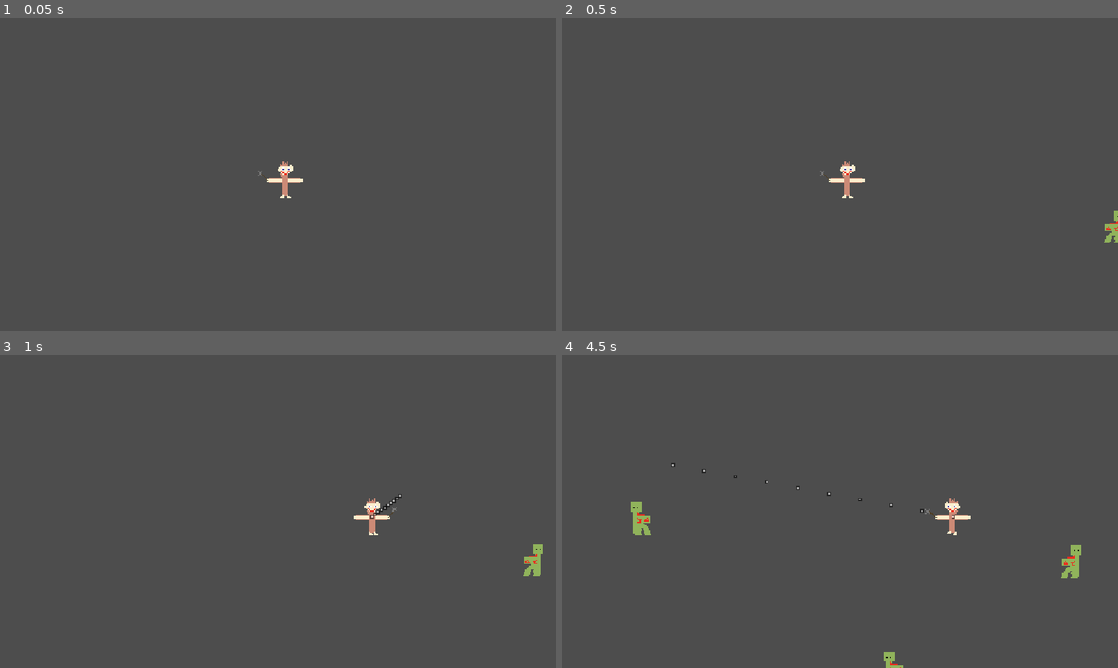
Above: before the commit, frames 1-4 (two rows, left to right).
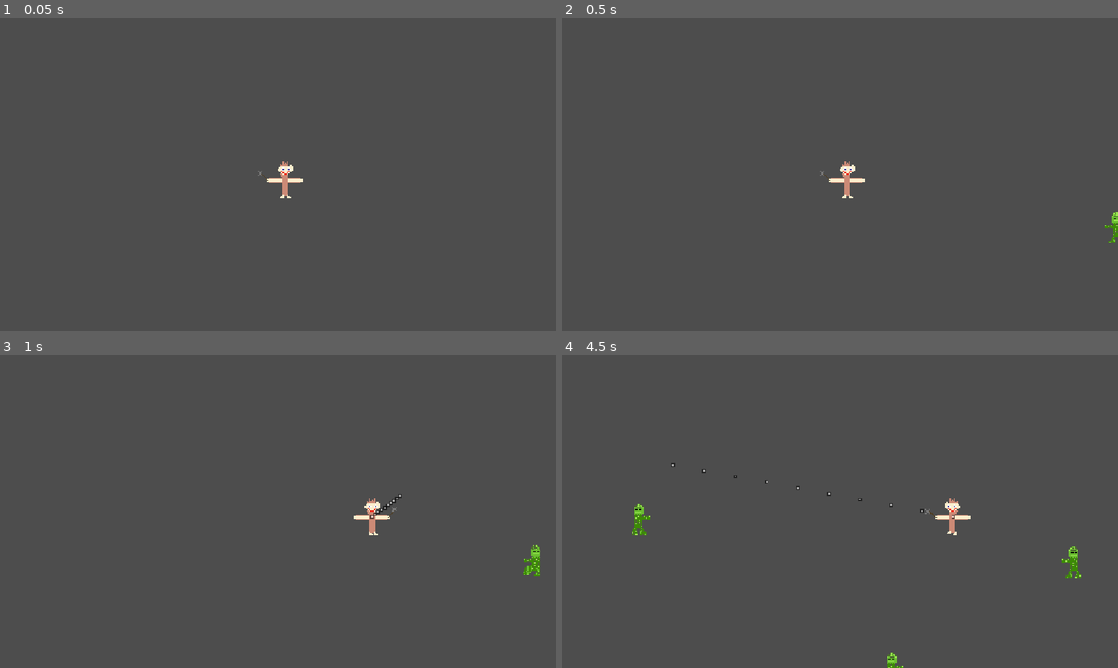
Above: after the commit, the same moments.

Repository: SymWizard07/Ring-Run
Game: Godot game, scene res://Main.tscn
The game is run twice, just before and just after one commit, with the same random seed, the same clock (stepped at 60 frames per second) and the same inputs.
Inputs (mouse positions are in pixels of both pictures, inside the frame that each line leads up to):
- Up to frame 1 (0.05 s): no input
- Up to frame 2 (0.5 s): no input
- Up to frame 3 (1 s): move the mouse to (400, 495) at 0.52 s; press the mouse at (400, 495) at 0.53 s; hold D (move_right) from 0.53 s (still down)
- Up to frame 4 (4.5 s): move the mouse to (728, 527) at 1.27 s; release D (move_right) at 1.28 s; release the mouse at (728, 527) at 1.28 s; hold S (move_down) 1.28-2.03 s; click (728, 527) at 1.35 s; move the mouse to (895, 442) at 2.02 s; press the mouse at (895, 442) at 2.03 s; hold D (move_right) 2.03-2.78 s; move the mouse to (812, 574) at 2.77 s; release the mouse at (812, 574) at 2.78 s; hold W (move_up) 2.78-3.53 s; click (812, 574) at 2.85 s; move the mouse to (1006, 558) at 3.52 s; press the mouse at (1006, 558) at 3.53 s; hold A (move_left) from 3.53 s (still down); move the mouse to (673, 464) at 4.27 s; release the mouse at (673, 464) at 4.28 s; click (673, 464) at 4.35 s

Frame 1 is identical in both runs. In frame 2, 0.2% of the frame differs, in the area x 97-100%, y 61-72%; in frame 3, 0.2%; in frame 4, 0.7%, in the area x 12-94%, y 46-100%.

Commit message:
I changed the zombie's sprite

Diff:
--- a/Zombie.gd
+++ b/Zombie.gd
@@ -16,7 +16,7 @@
 
 # Called when the node enters the scene tree for the first time.
 func _ready():
-	pass # Replace with function body.
+	$AnimatedSprite2D.play("walk")
 
 
 # Called every frame. 'delta' is the elapsed time since the previous frame.
@@ -35,7 +35,7 @@
 	if velocity.length() > 0 && hurt_time <= 0:
 		velocity = (velocity + velocity_offset).normalized() * speed
 		$AnimatedSprite2D.animation = "walk"
-		$AnimatedSprite2D.flip_h = velocity.x > 0
+		$AnimatedSprite2D.flip_h = velocity.x < 0
 
 	position += velocity * delta
 
--- a/Zombie.tscn
+++ b/Zombie.tscn
@@ -1,8 +1,8 @@
-[gd_scene load_steps=6 format=3 uid="uid://d3xbuhyad1haf"]
+[gd_scene format=3 uid="uid://d3xbuhyad1haf"]
 
-[ext_resource type="Script" path="res://Zombie.gd" id="1"]
-[ext_resource type="Texture2D" uid="uid://ch7ch23a1i08v" path="res://sprites/zombie/IMG_3178.PNG" id="2"]
-[ext_resource type="Texture2D" uid="uid://1wqee4e1i5bc" path="res://sprites/zombie/IMG_3176.PNG" id="3"]
+[ext_resource type="Script" uid="uid://8vjnqoc0d3ig" path="res://Zombie.gd" id="1"]
+[ext_resource type="Texture2D" uid="uid://7fatfh8s1orm" path="res://sprites/zombie/Zombie1.png" id="2_vrb4v"]
+[ext_resource type="Texture2D" uid="uid://x88d5jvenx3s" path="res://sprites/zombie/Zombie2.png" id="3_ykpkj"]
 
 [sub_resource type="RectangleShape2D" id="1"]
 size = Vector2(52.25, 84)
@@ -11,32 +11,32 @@
 animations = [{
 "frames": [{
 "duration": 1.0,
-"texture": ExtResource("3")
+"texture": ExtResource("3_ykpkj")
 }, {
 "duration": 1.0,
-"texture": ExtResource("2")
+"texture": ExtResource("2_vrb4v")
 }],
 "loop": true,
 "name": &"walk",
 "speed": 5.0
 }]
 
-[node name="Zombie" type="Area2D"]
+[node name="Zombie" type="Area2D" unique_id=586505979]
 scale = Vector2(0.4, 0.4)
 collision_layer = 4
 collision_mask = 7
 script = ExtResource("1")
 
-[node name="CollisionShape2D" type="CollisionShape2D" parent="."]
+[node name="CollisionShape2D" type="CollisionShape2D" parent="." unique_id=1592056703]
 position = Vector2(-7.62939e-06, 0)
 shape = SubResource("1")
 
-[node name="AnimatedSprite2D" type="AnimatedSprite2D" parent="."]
+[node name="AnimatedSprite2D" type="AnimatedSprite2D" parent="." unique_id=1775477121]
 position = Vector2(0, -2.02656e-06)
-scale = Vector2(0.2, 0.2)
+scale = Vector2(6, 6)
 sprite_frames = SubResource("2")
 animation = &"walk"
-frame = 1
+frame_progress = 0.5224051
 
 [connection signal="area_entered" from="." to="." method="_on_area_entered"]
 [connection signal="area_exited" from="." to="." method="_on_area_exited"]
Not shown, changed: icon.png.import
Not shown, changed: sprites/effects/melee_slash/melee_slash_1.png.import
Not shown, changed: sprites/effects/melee_slash/melee_slash_2.png.import
Not shown, changed: sprites/effects/melee_slash/melee_slash_3.png.import
Not shown, changed: sprites/effects/melee_slash/melee_slash_4.png.import
Not shown, changed: sprites/player/king_stickman_eldrich_horror.PNG.import
Not shown, changed: sprites/player/king_stickman_idle.PNG.import
Not shown, changed: sprites/player/king_stickman_walk_1.PNG.import
Not shown, changed: sprites/player/king_stickman_walk_2.PNG.import
Not shown, changed: sprites/player/king_stickman_walk_3.PNG.import
Not shown, changed: sprites/player/sightdot.png.import
Binary file added: sprites/weapons/Eternia.png
(and 13 more such lines)
